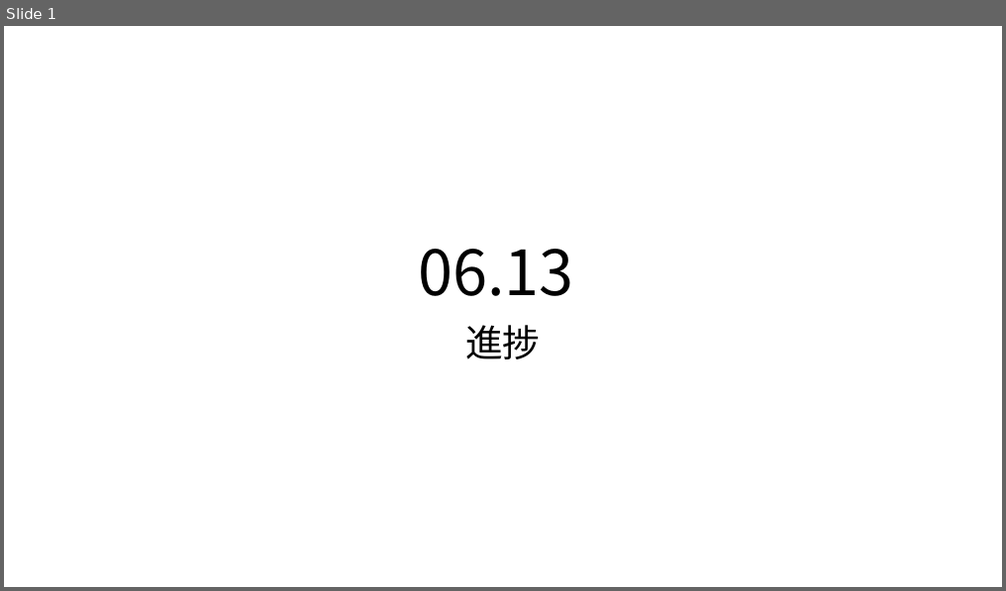
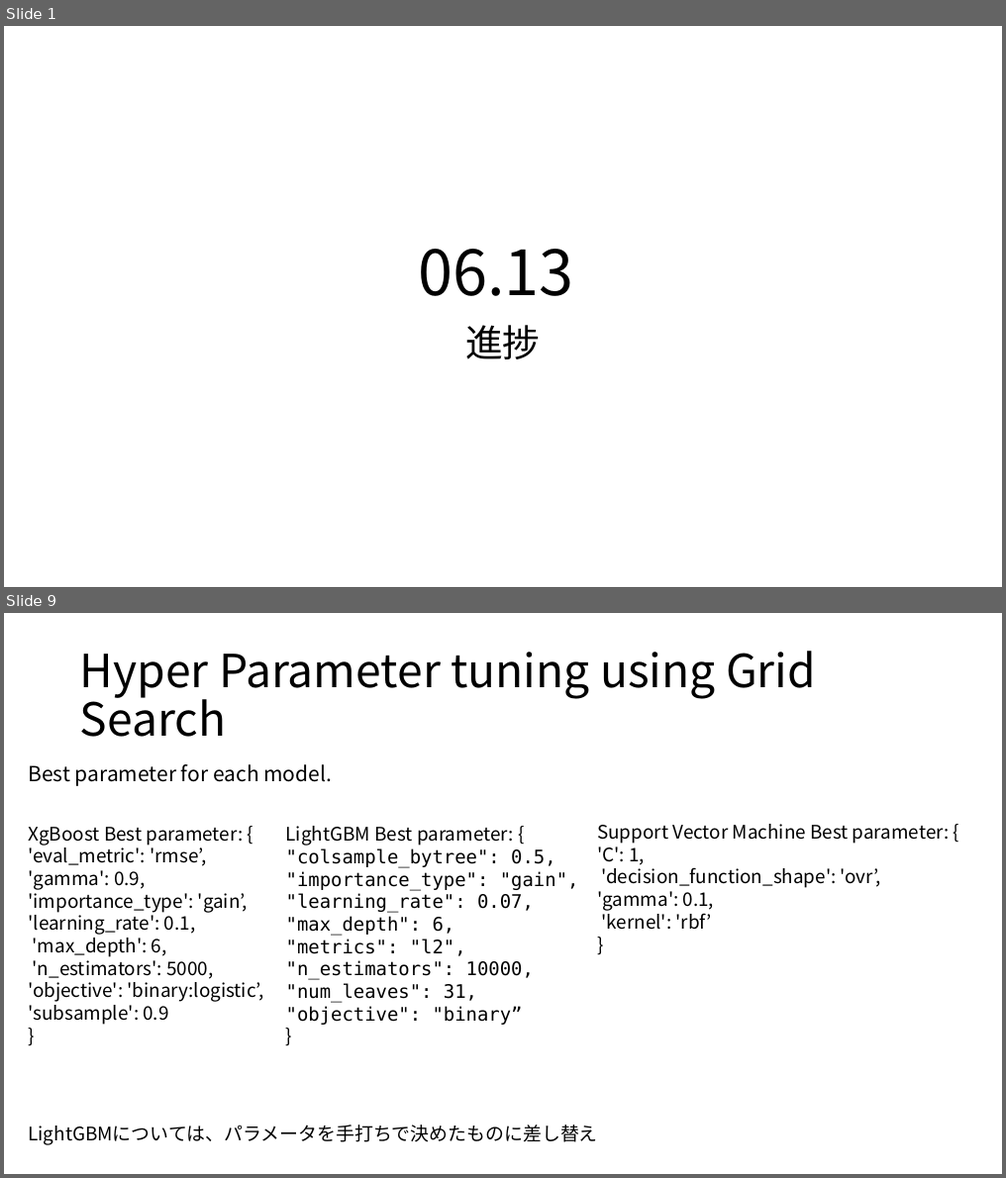
Before and after one commit to MasahitoKumada/research, a slide deck: 2021/doc/進捗06.13.pptx. Shown one above the other, each under a label of ours: slide 1 before the commit, slides 1 and 9 after it; the slides between them are not shown. The pictures are 1006x591 and 1006x1178 pixels, drawn with LibreOffice and Linux fonts; fonts in the diff are those of the drawing. Boxes give left, top, right and bottom in pixels: in the first picture for what was removed or moved away, otherwise in the second. Text is boxed around its words. In the diff, an @@ line names an element or a change of style, - is before the commit and + after.

```diff
--- a/2021/doc/進捗06.13.pptx
+++ b/2021/doc/進捗06.13.pptx
@@ slide 9 added at box(4, 613, 1002, 1174), background #FFFFFF @@
@@ title added at box(80, 651, 816, 737), 44 pt, text #000000 @@
+Hyper Parameter tuning using Grid Search
@@ text added at box(28, 764, 333, 786), 20 pt, text #000000 @@
+Best parameter for each model.
@@ text added at box(28, 827, 264, 1025), 18 pt, text #000000 @@
+XgBoost Best parameter: {
+'eval_metric': 'rmse’,
+'gamma': 0.9,
+'importance_type': 'gain’,
+'learning_rate': 0.1,
+'max_depth': 6,
+'n_estimators': 5000,
+'objective': 'binary:logistic’,
+'subsample': 0.9
+}
@@ text added at box(286, 826, 579, 1025), 18 pt, text #000000 @@
+LightGBM Best parameter: {
+"colsample_bytree": 0.5,
+"importance_type": "gain",
+"learning_rate": 0.07,
+"max_depth": 6,
+"metrics": "l2",
+"n_estimators": 10000,
+"num_leaves": 31,
+"objective": "binary”
+}
@@ text added at box(597, 824, 949, 930), 18 pt, text #000000 @@
+Support Vector Machine Best parameter: {
+'C': 1,
+'decision_function_shape': 'ovr’,
+'gamma': 0.1,
+'kernel': 'rbf’
+}
@@ text added at box(28, 1125, 597, 1146), 18 pt, text #000000 @@
+LightGBMについては、パラメータを手打ちで決めたものに差し替え
```
Also in this commit, not shown: 12 other slides added, 1 slide removed, 33 other files.
